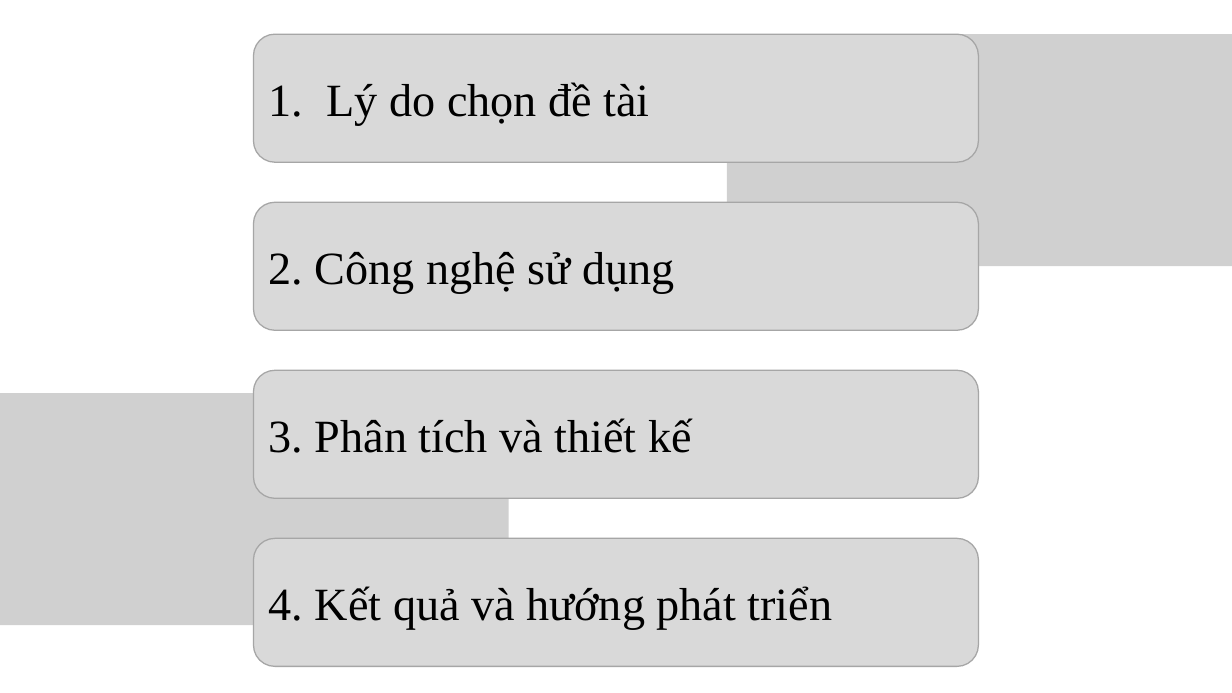
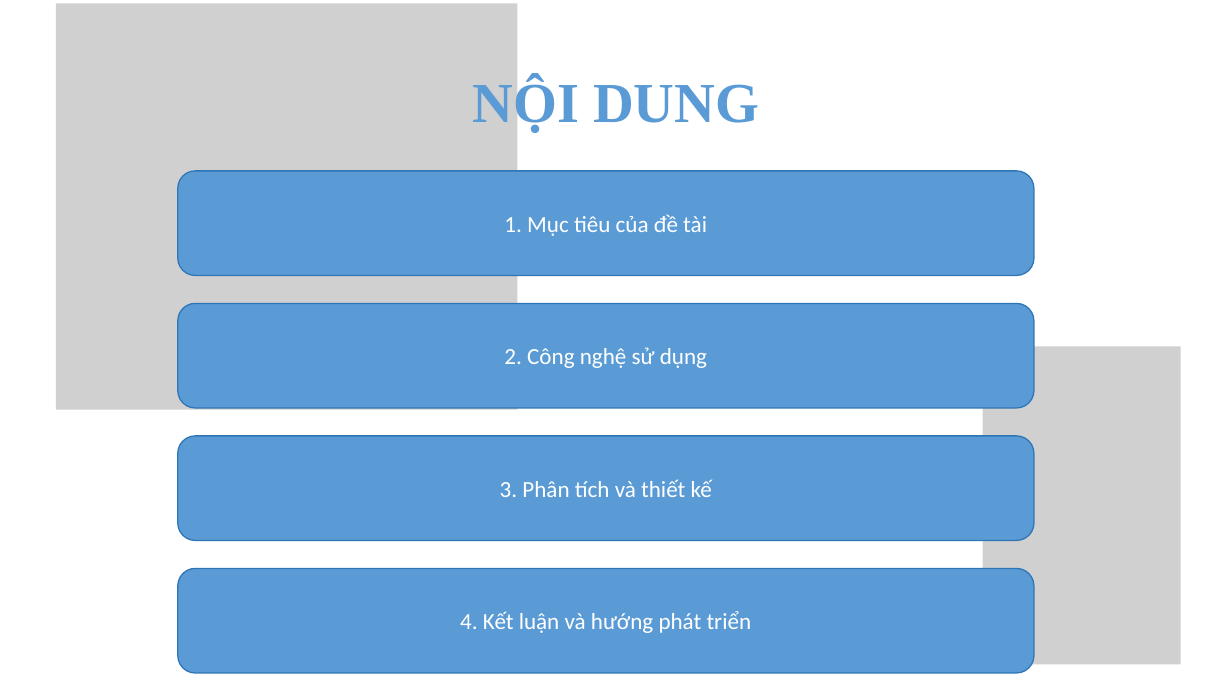
Before and after one commit to thuanvo2405/Ticket_Booking_App, a slide deck: slide 2 of slide.pptx. Drawn at 1232x693 pixels with LibreOffice and Linux fonts; fonts in the diff are those of the drawing; grey boxes stand for pictures. Boxes give left, top, right and bottom in pixels: in the first picture for what was removed or moved away, otherwise in the second. Text is boxed around its words. In the diff, an @@ line names an element or a change of style, - is before the commit and + after.

```diff
--- a/slide.pptx
+++ b/slide.pptx
@@ picture added at <box>56,4,518,410</box> @@
@@ rounded rectangle removed at <box>253,34,979,163</box> @@
-1. Lý do chọn đề tài
@@ picture removed at <box>727,34,1232,266</box> @@
@@ title added at <box>472,78,759,133</box>, 44 pt, text #5B9BD5, bold @@
+NỘI DUNG
@@ rounded rectangle added at <box>177,171,1034,275</box>, fill #5B9BD5, outline #2E75B6 1 pt, 18 pt, text #FFFFFF @@
+1. Mục tiêu của đề tài
@@ rounded rectangle "2. Công nghệ sử dụng" at <box>177,303,1034,408</box>: size 36 to 18 pt, font Times New Roman to Calibri, text colour #000000 to #FFFFFF; alignment left to centre; fill #D9D9D9 to #5B9BD5; outline #A6A6A6 1 pt to #2E75B6 1 pt @@
@@ rounded rectangle "2. Công nghệ sử dụng": place and size @@
-rounded rectangle "2. Công nghệ sử dụng" at <box>253,202,979,331</box>
+rounded rectangle "2. Công nghệ sử dụng" at <box>177,303,1034,408</box>
@@ picture added at <box>983,347,1181,665</box> @@
@@ picture removed at <box>0,393,508,625</box> @@
@@ rounded rectangle "3. Phân tích và thiết ...": place and size @@
-rounded rectangle "3. Phân tích và thiết ..." at <box>253,371,979,499</box>
+rounded rectangle "3. Phân tích và thiết ..." at <box>177,436,1034,541</box>
@@ rounded rectangle "3. Phân tích và thiết ..." at <box>177,436,1034,541</box>: size 36 to 18 pt, font Times New Roman to Calibri, text colour #000000 to #FFFFFF; alignment left to centre; fill #D9D9D9 to #5B9BD5; outline #A6A6A6 1 pt to #2E75B6 1 pt @@
@@ rounded rectangle "4. Kết luận và hướng ...": place and size @@
-rounded rectangle "4. Kết luận và hướng ..." at <box>253,539,979,667</box>
+rounded rectangle "4. Kết luận và hướng ..." at <box>177,568,1034,673</box>
@@ rounded rectangle "4. Kết luận và hướng ..." at <box>177,568,1034,673</box>: fill #D9D9D9 to #5B9BD5; outline #A6A6A6 1 pt to #2E75B6 1 pt @@
@@ text in rounded rectangle at <box>460,611,752,633</box>: text changed; size 36 to 18 pt; font Times New Roman to Calibri; text colour #000000 to #FFFFFF @@
-4. Kết quả và hướng phát triển
+4. Kết luận và hướng phát triển
```
Also in this commit, not shown: 8 other slides changed, 1 slide added, 1 slide removed, 4 other files.
